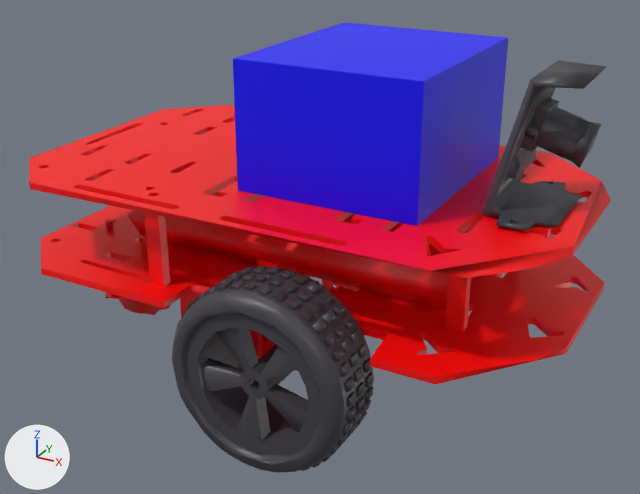
The COLLADA model duckietown_visualization/meshes/duckiebot/duckiebot.dae, before and after one commit.
Camera for both pictures: a camera (50 mm lens) standing at (0.13, -0.265, 0.148) and looking at (-0.013, -0.005, 0.018). Every picture has the same lights, and +X, +Y and +Z are marked at lower left. Where no turn or scale is listed for an object, it has been applied to the vertices.

In view in the first picture: 'Cube_Cube_001', 'camera_package___duckiebot_description_meshes_duckiebot_came', 'chassis_package___duckiebot_description_meshes_duckiebotFram', 'right_wheel_package___duckiebot_description_meshes_duckiebot'.
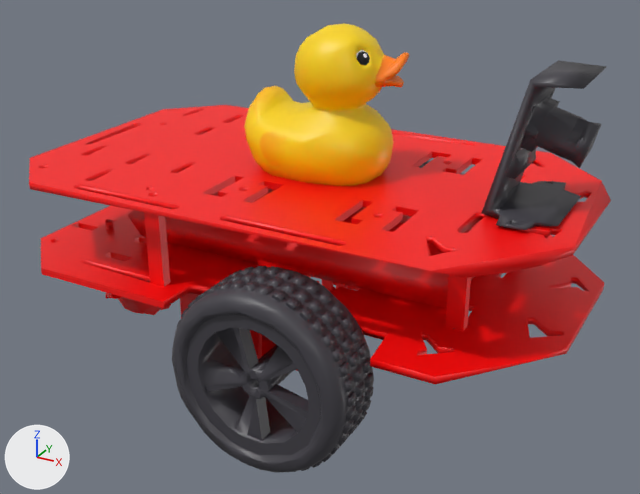
Boxes [x1, y1, x2, y2] around the edits, measured in the pictures (640 x 494 px):
'Cube_Cube_001', deleted (blue): before [233, 22, 508, 226]
'LOD3sp_LOD3spShape', added (yellow): after [244, 23, 409, 186]
part 1 of me_chassis_package___duckiebot_description_meshes_duckiebotfram, shading changed: [29, 105, 611, 384] in both

The edits, one by one:
Picture 'duckie.png' (img_duckie_png) is new.
Material 'blinn3' (mat_blinn3) is new.
Its texture is img_duckie_png.
Its roughness is 0.44.
me_chassis_package___duckiebot_description_meshes_duckiebotfram has 1901 vertices, 4038 faces and spans x -0.117..0.083, y -0.06..0.059, z -0.033..0.046.
me_chassis_package___duckiebot_description_meshes_duckiebotfram is used by ob_chassis_package___duckiebot_description_meshes_duckiebotfram; location (0.0, 0.0, 0.0).
me_chassis_package___duckiebot_description_meshes_duckiebotfram part 1: edges marked sharp go from 1982 to 1552.
Mesh me_lod3sp_lod3spshape is new.
It has 599 vertices, 1194 faces and spans x -0.0243..0.0337, y -0.0188..0.0214, z 0.004..0.0571.
It uses material mat_blinn3 (picture img_duckie_png).
Object 'Cube_Cube_001' (ob_cube_cube_001) is deleted.
Object 'LOD3sp_LOD3spShape' (ob_lod3sp_lod3spshape) is new; it shows me_lod3sp_lod3spshape.
Its location is (-0.02, 0.0, 0.04).
